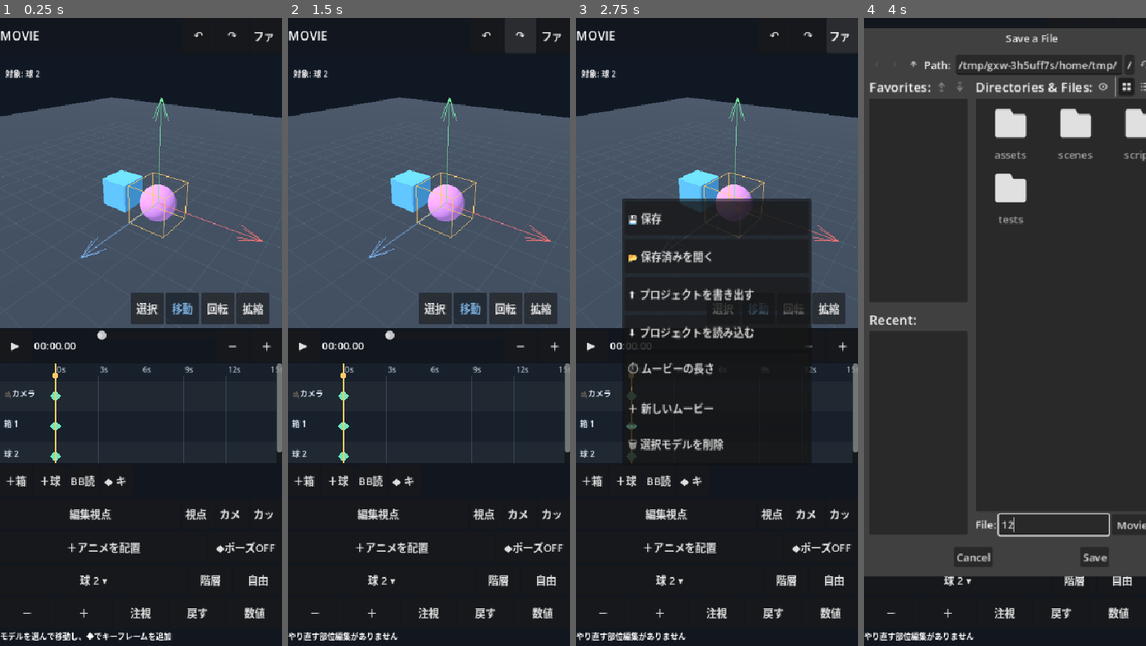
Above: before the commit, frames 1-4 (left to right).
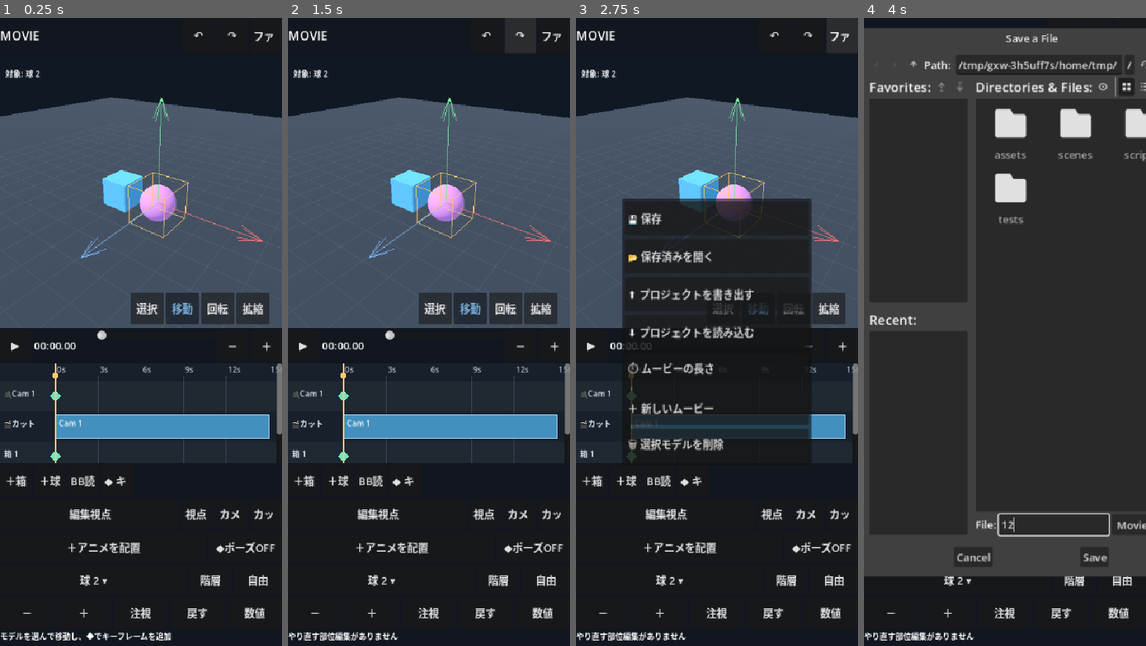
Above: after the commit, the same moments.

Repository: shejklgaia-png/movie_creater
Game: Godot game, scene res://scenes/editor.tscn
The game is run twice, just before and just after one commit, with the same random seed, the same clock (stepped at 60 frames per second) and the same inputs.
Inputs (mouse positions are in pixels of both pictures, inside the frame that each line leads up to):
- Up to frame 1 (0.25 s): no input
- Up to frame 2 (1.5 s): click "↶" at 0.5 s; click "↷" at 1.25 s
- Up to frame 3 (2.75 s): click "ファイル" at 2 s
- Up to frame 4 (4 s): click "選択" at 2.75 s; click (1052, 526) at 3.52 s; type "12" at 3.6 s

The runs differ from the first frame. In frame 1, 3.2% of the frame differs, in the area x 1-100%, y 59-71%; in frame 2, 3.2%; in frame 3, 1.5%; in frame 4, nothing differs.

Commit message:
Show camera cut bars in timeline and persist multi-camera tracks/cuts in v5 projects

Diff:
--- a/scripts/editor.gd
+++ b/scripts/editor.gd
@@ -409,6 +409,10 @@
     tracks.clear()
     bb_assets.clear()
     clip_tracks.clear()
+    camera_tracks.clear()
+    camera_cuts.clear()
+    next_camera_id = 2
+    next_cut_id = 1
     element_offsets.clear()
     static_element_rest.clear()
     part_pose_tracks.clear()
@@ -426,6 +430,10 @@
     selected_part_model = ""
     current_time = 0.0
     camera_keys = [_capture_camera_key(0.0)]
+    camera_tracks.clear()
+    camera_cuts.clear()
+    next_camera_id = 2
+    next_cut_id = 1
     _refresh_selector()
     _refresh_timeline()
     _seek(0.0)
@@ -464,7 +472,7 @@
 
 func _valid_project_json(source: String) -> bool:
     var parsed: Variant = JSON.parse_string(source)
-    return parsed is Dictionary and int(parsed.get("version", -1)) in [1, 2, 3, 4] and parsed.get("objects", null) is Array
+    return parsed is Dictionary and int(parsed.get("version", -1)) in [1, 2, 3, 4, 5] and parsed.get("objects", null) is Array
 
 func _write_project_text(source: String) -> bool:
     if not _valid_project_json(source):
@@ -2432,12 +2440,15 @@
             _mark_dirty()
         return
     if id == "__camera__":
-        if index < 0 or index >= camera_keys.size():
+        var camera_id := _active_camera_id()
+        var keys: Array = _get_camera_keys(camera_id).duplicate(true)
+        if index < 0 or index >= keys.size():
             return
         _set_playing(false)
-        camera_keys[index]["time"] = snappedf(clampf(new_time, 0.0, DURATION), 0.01)
+        keys[index]["time"] = snappedf(clampf(new_time, 0.0, DURATION), 0.01)
         if finished:
-            camera_keys.sort_custom(func(a, b): return float(a["time"]) < float(b["time"]))
+            keys.sort_custom(func(a, b): return float(a["time"]) < float(b["time"]))
+        _set_camera_keys(camera_id, keys)
         _refresh_timeline()
         _seek(new_time)
         if finished:
@@ -2516,9 +2527,12 @@
         return
     var rows: Array[Dictionary] = []
     var camera_times: Array = []
-    for key in camera_keys:
+    var camera_id := _active_camera_id()
+    for key in _get_camera_keys(camera_id):
         camera_times.append(float(key.get("time", 0.0)))
-    rows.append({"id": "__camera__", "label": "🎥カメラ", "times": camera_times})
+    rows.append({"id": "__camera__", "label": "🎥Cam %s" % camera_id.trim_prefix("camera_"), "times": camera_times})
+    var camera_bars := CameraCuts.bars(camera_cuts, DURATION, _get_camera_tracks())
+    rows.append({"id": "__cuts__", "kind": "clips", "label": "🎬カット", "clips": camera_bars})
     for id_value in objects_by_id.keys():
         var id := str(id_value)
         var node: Node3D = objects_by_id[id]
@@ -2581,8 +2595,11 @@
             "bb_source": str(bb_assets[id]["source"]) if bb_assets.has(id) else "",
             "bb_clip_index": int(bb_assets[id]["clip_index"]) if bb_assets.has(id) else -1
         })
-    return {"version": 4, "duration": DURATION,
-        "camera_keys": camera_keys.duplicate(true), "objects": records}
+    return {"version": 5, "duration": DURATION,
+        "camera_keys": camera_keys.duplicate(true),
+        "camera_tracks": camera_tracks.duplicate(true),
+        "camera_cuts": camera_cuts.duplicate(true),
+        "objects": records}
 
 func _save_project() -> void:
     _set_playing(false)
@@ -2610,7 +2627,7 @@
         return
     var parsed: Variant = JSON.parse_string(file.get_as_text())
     file.close()
-    if not (parsed is Dictionary) or int(parsed.get("version", -1)) not in [1, 2, 3, 4] or not (parsed.get("objects") is Array):
+    if not (parsed is Dictionary) or int(parsed.get("version", -1)) not in [1, 2, 3, 4, 5] or not (parsed.get("objects") is Array):
         _show_message("保存形式が不正です。バックアップを保持しています")
         return
     is_project_loading = true
@@ -2750,6 +2767,40 @@
         if not cleaned.is_empty():
             cleaned.sort_custom(func(a, b): return float(a["time"]) < float(b["time"]))
             camera_keys = cleaned
+    var extra_tracks: Variant = parsed.get("camera_tracks", {})
+    if extra_tracks is Dictionary:
+        for id_value in extra_tracks.keys():
+            var cam_id := str(id_value)
+            if not cam_id.begins_with("camera_") or cam_id == "camera_1" or not (extra_tracks[id_value] is Array):
+                continue
+            var cleaned_keys: Array = []
+            for entry in extra_tracks[id_value]:
+                if entry is Dictionary and entry.has("time") and entry.has("position") and entry.has("rotation"):
+                    cleaned_keys.append(entry.duplicate(true))
+            if cleaned_keys.is_empty():
+                continue
+            cleaned_keys.sort_custom(func(a, b): return float(a["time"]) < float(b["time"]))
+            camera_tracks[cam_id] = cleaned_keys
+            var numeric_part := cam_id.trim_prefix("camera_")
+            if numeric_part.is_valid_int():
+                next_camera_id = maxi(next_camera_id, int(numeric_part) + 1)
+    var loaded_cuts: Variant = parsed.get("camera_cuts", [])
+    if loaded_cuts is Array:
+        for entry in loaded_cuts:
+            if not (entry is Dictionary):
+                continue
+            var cam_id := str(entry.get("camera_id", "camera_1"))
+            var uid := str(entry.get("uid", ""))
+            if not _get_camera_tracks().has(cam_id):
+                continue
+            if uid.is_empty():
+                uid = "cut_%d" % next_cut_id
+                next_cut_id += 1
+            elif uid.begins_with("cut_") and uid.substr(4).is_valid_int():
+                next_cut_id = maxi(next_cut_id, int(uid.substr(4)) + 1)
+            camera_cuts.append({"uid": uid, "camera_id": cam_id,
+                "time": clampf(float(entry.get("time", 0.0)), 0.0, DURATION)})
+        camera_cuts.sort_custom(func(a, b): return float(a["time"]) < float(b["time"]))
     _refresh_selector()
     _refresh_timeline()
     _seek(0.0)
